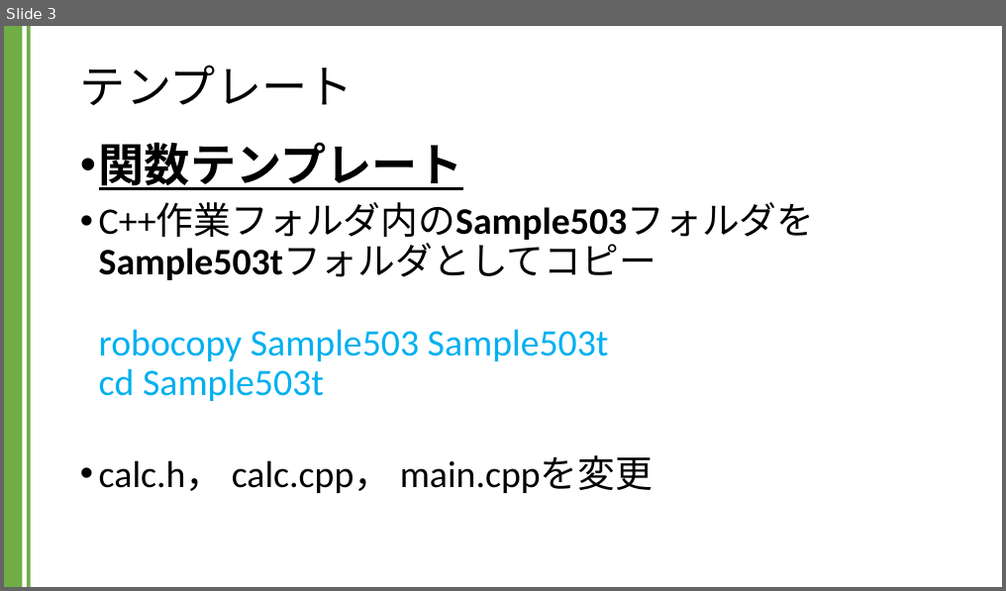
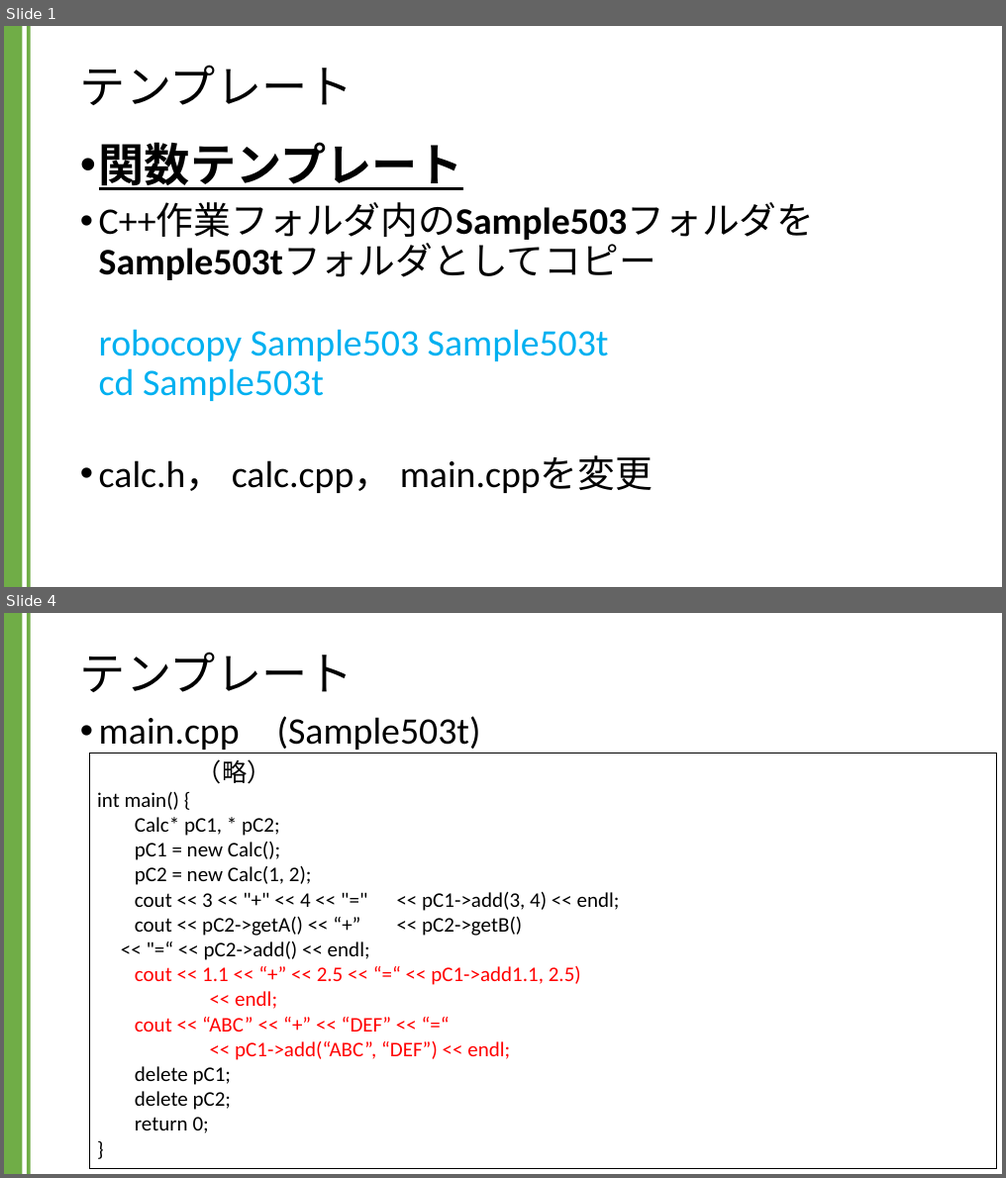
Before and after one commit to kic-murata/cpp2024, a slide deck: 授業資料/講義資料：テンプレート.pptx. Shown one above the other, each under a label of ours: slide 3 before the commit, slides 1 and 4 after it; the slides between them are not shown. The pictures are 1006x591 and 1006x1178 pixels, drawn with LibreOffice and Linux fonts; fonts in the diff are those of the drawing. Boxes give left, top, right and bottom in pixels: in the first picture for what was removed or moved away, otherwise in the second. Text is boxed around its words. In the diff, an @@ line names an element or a change of style, - is before the commit and + after.

```diff
--- a/授業資料/講義資料：テンプレート.pptx
+++ b/授業資料/講義資料：テンプレート.pptx
@@ slide 4 added at [4, 613, 1002, 1174], background #FFFFFF; not listed: 2 template elements that a slide beside it also shows @@
@@ title added at [80, 652, 353, 692], 44 pt, text #000000 @@
+テンプレート
@@ text added at [99, 716, 481, 754], 36 pt, text #000000 @@
+• main.cpp (Sample503t)
@@ rectangle added at [90, 753, 997, 1168], outline #000000 0.75 pt, 20 pt, text #000000 @@
+（略）
+int main() {
+Calc* pC1, * pC2;
+pC1 = new Calc();
+pC2 = new Calc(1, 2);
+cout << 3 << "+" << 4 << "=" << pC1->add(3, 4) << endl;
+cout << pC2->getA() << “+” << pC2->getB()
+<< "=“ << pC2->add() << endl;
+cout << 1.1 << “+” << 2.5 << “=“ << pC1->add1.1, 2.5)
+<< endl;
+cout << “ABC” << “+” << “DEF” << “=“
+<< pC1->add(“ABC”, “DEF”) << endl;
+delete pC1;
+delete pC2;
+return 0;
+}
@@ what was slide 3 is now slide 1 @@
```
Also in this commit, not shown: 2 slides changed, 2 other slides added.
